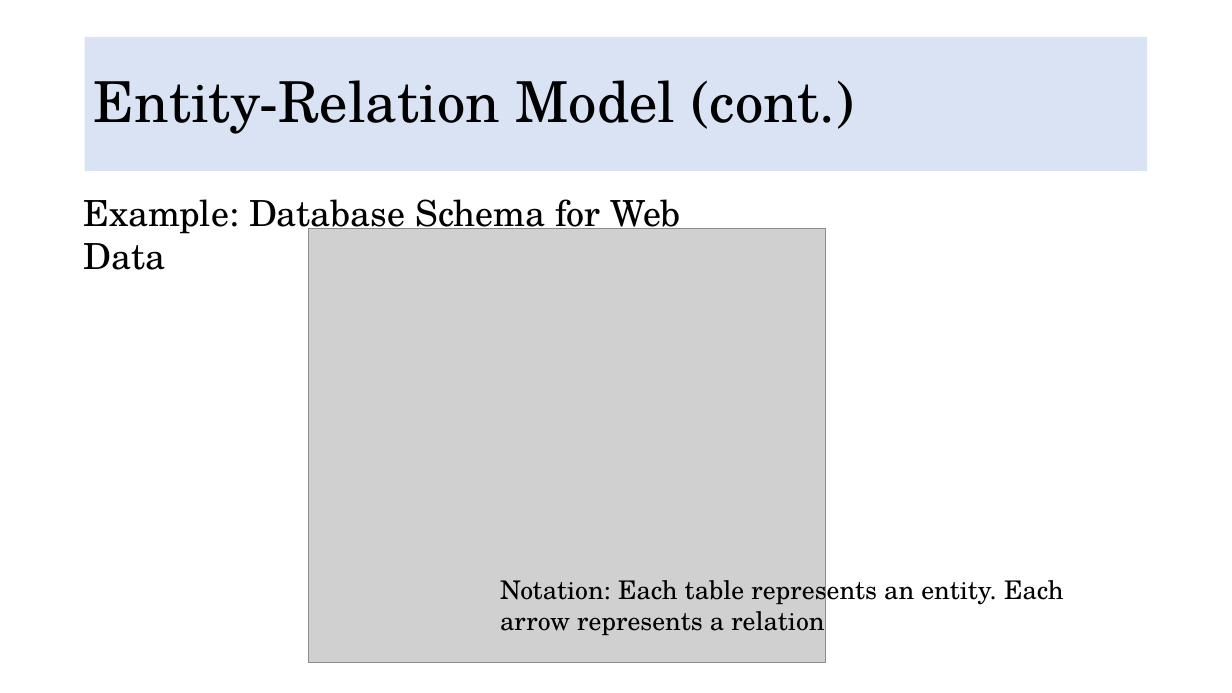
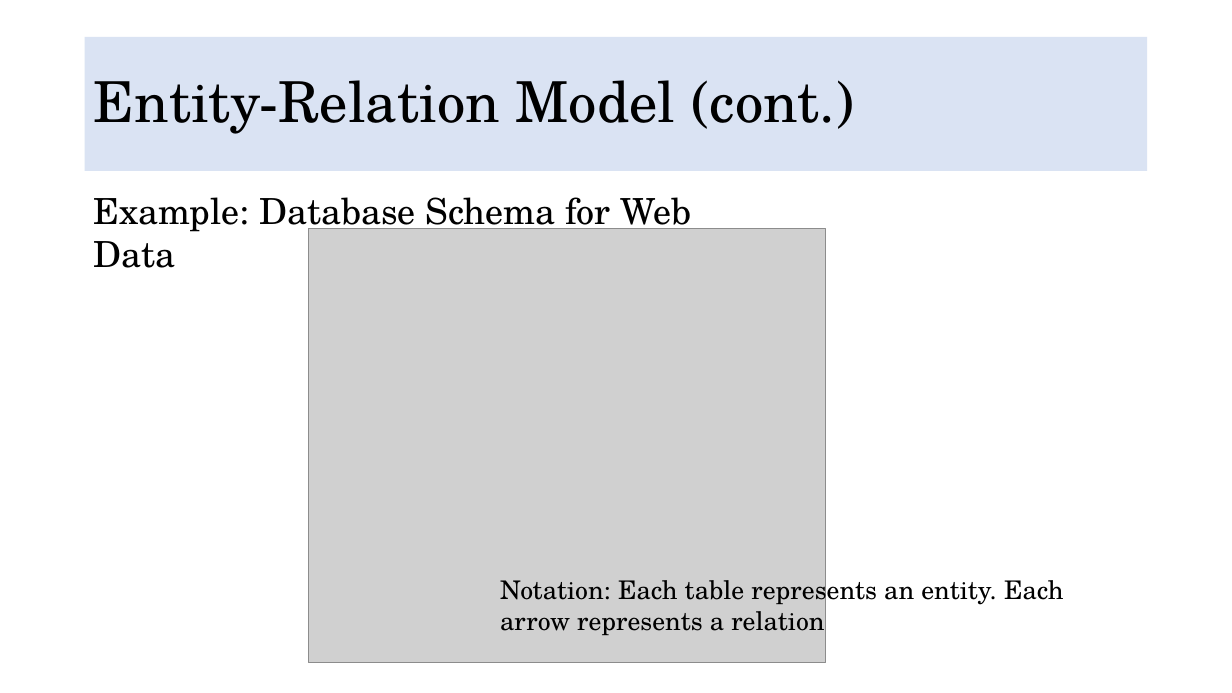
Before and after one commit to DuyDesmond/Multidisciplinary-Project-VGU-FY, a slide deck: slide 78 of Tuesday Morning Theory/Multidisciplinary Projects p2.pptx. Drawn at 1232x693 pixels with LibreOffice and Linux fonts; fonts in the diff are those of the drawing; grey boxes stand for pictures. Boxes give left, top, right and bottom in pixels: in the first picture for what was removed or moved away, otherwise in the second. Text is boxed around its words. In the diff, an @@ line names an element or a change of style, - is before the commit and + after.

```diff
--- a/Tuesday Morning Theory/Multidisciplinary Projects p2.pptx
+++ b/Tuesday Morning Theory/Multidisciplinary Projects p2.pptx
@@ text "Example: Database Schema for Web ..." moved from (x1=83, y1=199, x2=681, y2=270) to (x1=94, y1=197, x2=691, y2=268) @@
```
Also in this commit, not shown: 9 other slides changed, 26 other files.
